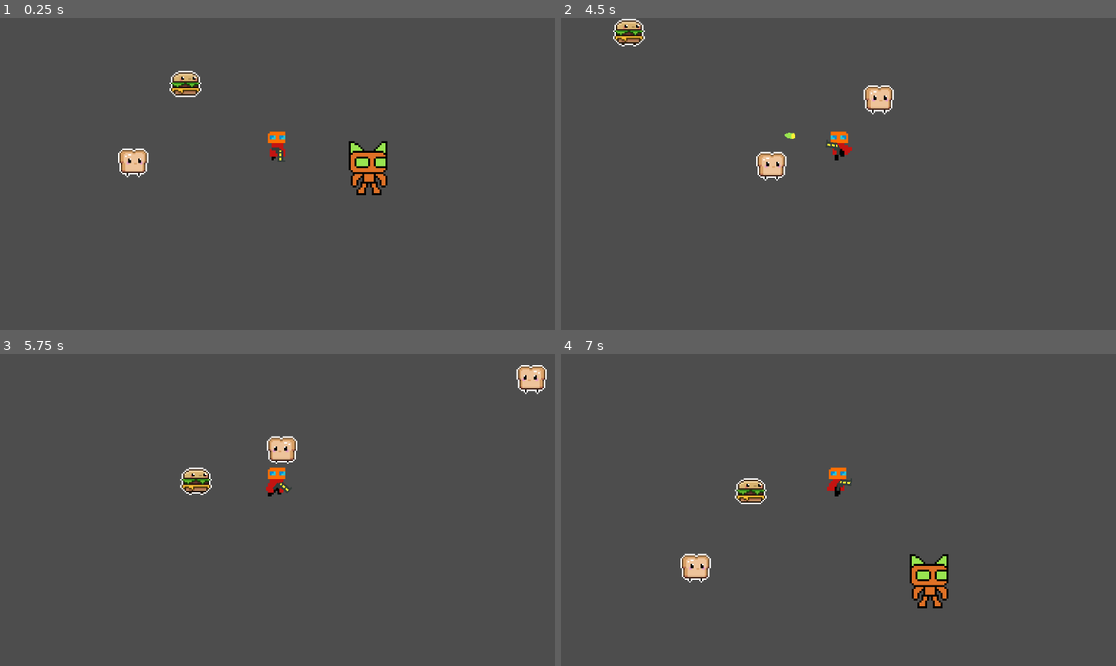
Above: before the commit, frames 1-4 (two rows, left to right).
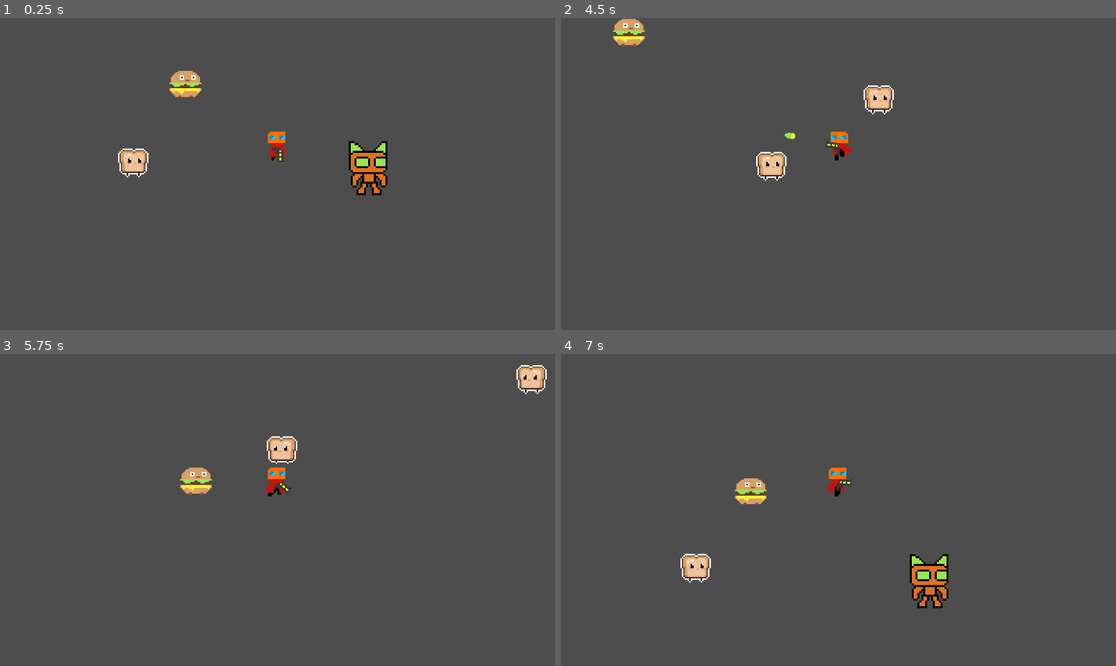
Above: after the commit, the same moments.

Repository: mendsergon/Kill-The-Food-Pyramid
Game: Godot game, scene res://Assets/Scenes/game.tscn
The game is run twice, just before and just after one commit, with the same random seed, the same clock (stepped at 60 frames per second) and the same inputs.
Inputs (mouse positions are in pixels of both pictures, inside the frame that each line leads up to):
- Up to frame 1 (0.25 s): no input
- Up to frame 2 (4.5 s): move the mouse to (960, 158) at 0.52 s; hold D (move_right) 0.53-1.28 s; tap Shift (dash) at 0.6, 2.85 s; move the mouse to (727, 189) at 1.27 s; hold S (move_down) 1.28-2.03 s; tap E (melee) at 1.35, 3.6 s; move the mouse to (894, 105) at 2.02 s; hold D (move_right) 2.03-2.78 s; click (894, 105) at 2.1 s; move the mouse to (810, 236) at 2.77 s; hold W (move_up) 2.78-3.53 s; move the mouse to (1005, 220) at 3.52 s; hold A (move_left) from 3.53 s (still down); move the mouse to (672, 127) at 4.27 s; click (672, 127) at 4.35 s
- Up to frame 3 (5.75 s): move the mouse to (305, 510) at 5.02 s; release A (move_left) at 5.03 s; hold S (move_down) from 5.03 s (still down); tap Shift (dash) at 5.1 s
- Up to frame 4 (7 s): move the mouse to (755, 432) at 5.77 s; release S (move_down) at 5.78 s; hold D (move_right) 5.78-6.53 s; tap E (melee) at 5.85 s; move the mouse to (960, 494) at 6.52 s; hold W (move_up) from 6.53 s (still down); click (960, 494) at 6.6 s

The runs differ from the first frame. In frame 1, 0.4% of the frame differs, in the area x 30-37%, y 16-26%; in frame 2, 0.4%; in frame 3, 0.4%, in the area x 32-39%, y 36-46%; in frame 4, 0.4%.

Commit message:
Updated burger sprite

Diff:
--- a/Assets/Scenes/burger.tscn
+++ b/Assets/Scenes/burger.tscn
@@ -1,76 +1,76 @@
 [gd_scene load_steps=17 format=3 uid="uid://cpaq54jiqc41b"]
 
-[ext_resource type="Texture2D" uid="uid://ds8o73o64ppxy" path="res://Assets/Sprites/Burger/burger_spritesheet.png" id="1_v0fd3"]
 [ext_resource type="Script" path="res://Assets/Scripts/burger.gd" id="1_x8nvj"]
+[ext_resource type="Texture2D" uid="uid://o67a5v0wj0o5" path="res://Assets/Sprites/Burger/burger.png" id="2_2loif"]
 
-[sub_resource type="AtlasTexture" id="AtlasTexture_nv2io"]
-atlas = ExtResource("1_v0fd3")
-region = Rect2(0, 32, 32, 32)
+[sub_resource type="AtlasTexture" id="AtlasTexture_g34rq"]
+atlas = ExtResource("2_2loif")
+region = Rect2(32, 0, 32, 32)
 
-[sub_resource type="AtlasTexture" id="AtlasTexture_str7p"]
-atlas = ExtResource("1_v0fd3")
-region = Rect2(32, 32, 32, 32)
+[sub_resource type="AtlasTexture" id="AtlasTexture_t4fxi"]
+atlas = ExtResource("2_2loif")
+region = Rect2(64, 0, 32, 32)
 
-[sub_resource type="AtlasTexture" id="AtlasTexture_sch4o"]
-atlas = ExtResource("1_v0fd3")
-region = Rect2(64, 32, 32, 32)
+[sub_resource type="AtlasTexture" id="AtlasTexture_oeiah"]
+atlas = ExtResource("2_2loif")
+region = Rect2(96, 0, 32, 32)
 
-[sub_resource type="AtlasTexture" id="AtlasTexture_u2dmx"]
-atlas = ExtResource("1_v0fd3")
-region = Rect2(96, 32, 32, 32)
+[sub_resource type="AtlasTexture" id="AtlasTexture_63sno"]
+atlas = ExtResource("2_2loif")
+region = Rect2(128, 0, 32, 32)
 
-[sub_resource type="AtlasTexture" id="AtlasTexture_q1awb"]
-atlas = ExtResource("1_v0fd3")
-region = Rect2(128, 32, 32, 32)
+[sub_resource type="AtlasTexture" id="AtlasTexture_uvc22"]
+atlas = ExtResource("2_2loif")
+region = Rect2(160, 0, 32, 32)
 
-[sub_resource type="AtlasTexture" id="AtlasTexture_e2w0x"]
-atlas = ExtResource("1_v0fd3")
-region = Rect2(160, 32, 32, 32)
+[sub_resource type="AtlasTexture" id="AtlasTexture_aqehm"]
+atlas = ExtResource("2_2loif")
+region = Rect2(192, 0, 32, 32)
 
-[sub_resource type="AtlasTexture" id="AtlasTexture_h6uvv"]
-atlas = ExtResource("1_v0fd3")
-region = Rect2(0, 64, 32, 32)
+[sub_resource type="AtlasTexture" id="AtlasTexture_vwqxo"]
+atlas = ExtResource("2_2loif")
+region = Rect2(224, 0, 32, 32)
 
-[sub_resource type="AtlasTexture" id="AtlasTexture_ty6r6"]
-atlas = ExtResource("1_v0fd3")
-region = Rect2(32, 64, 32, 32)
+[sub_resource type="AtlasTexture" id="AtlasTexture_34j0x"]
+atlas = ExtResource("2_2loif")
+region = Rect2(256, 0, 32, 32)
 
-[sub_resource type="AtlasTexture" id="AtlasTexture_uwokw"]
-atlas = ExtResource("1_v0fd3")
-region = Rect2(64, 64, 32, 32)
+[sub_resource type="AtlasTexture" id="AtlasTexture_omqi5"]
+atlas = ExtResource("2_2loif")
+region = Rect2(288, 0, 32, 32)
 
-[sub_resource type="AtlasTexture" id="AtlasTexture_xk4o7"]
-atlas = ExtResource("1_v0fd3")
-region = Rect2(96, 64, 32, 32)
+[sub_resource type="AtlasTexture" id="AtlasTexture_xrnx7"]
+atlas = ExtResource("2_2loif")
+region = Rect2(320, 0, 32, 32)
 
-[sub_resource type="AtlasTexture" id="AtlasTexture_1jqt4"]
-atlas = ExtResource("1_v0fd3")
-region = Rect2(128, 64, 32, 32)
+[sub_resource type="AtlasTexture" id="AtlasTexture_fboge"]
+atlas = ExtResource("2_2loif")
+region = Rect2(352, 0, 32, 32)
 
-[sub_resource type="AtlasTexture" id="AtlasTexture_fmqit"]
-atlas = ExtResource("1_v0fd3")
-region = Rect2(160, 64, 32, 32)
+[sub_resource type="AtlasTexture" id="AtlasTexture_dblaw"]
+atlas = ExtResource("2_2loif")
+region = Rect2(384, 0, 32, 32)
 
 [sub_resource type="SpriteFrames" id="SpriteFrames_pd5nq"]
 animations = [{
 "frames": [{
 "duration": 1.0,
-"texture": SubResource("AtlasTexture_nv2io")
+"texture": SubResource("AtlasTexture_g34rq")
 }, {
 "duration": 1.0,
-"texture": SubResource("AtlasTexture_str7p")
+"texture": SubResource("AtlasTexture_t4fxi")
 }, {
 "duration": 1.0,
-"texture": SubResource("AtlasTexture_sch4o")
+"texture": SubResource("AtlasTexture_oeiah")
 }, {
 "duration": 1.0,
-"texture": SubResource("AtlasTexture_u2dmx")
+"texture": SubResource("AtlasTexture_63sno")
 }, {
 "duration": 1.0,
-"texture": SubResource("AtlasTexture_q1awb")
+"texture": SubResource("AtlasTexture_uvc22")
 }, {
 "duration": 1.0,
-"texture": SubResource("AtlasTexture_e2w0x")
+"texture": SubResource("AtlasTexture_aqehm")
 }],
 "loop": true,
 "name": &"Idle",
@@ -78,22 +78,22 @@
 }, {
 "frames": [{
 "duration": 1.0,
-"texture": SubResource("AtlasTexture_h6uvv")
+"texture": SubResource("AtlasTexture_vwqxo")
 }, {
 "duration": 1.0,
-"texture": SubResource("AtlasTexture_ty6r6")
+"texture": SubResource("AtlasTexture_34j0x")
 }, {
 "duration": 1.0,
-"texture": SubResource("AtlasTexture_uwokw")
+"texture": SubResource("AtlasTexture_omqi5")
 }, {
 "duration": 1.0,
-"texture": SubResource("AtlasTexture_xk4o7")
+"texture": SubResource("AtlasTexture_xrnx7")
 }, {
 "duration": 1.0,
-"texture": SubResource("AtlasTexture_1jqt4")
+"texture": SubResource("AtlasTexture_fboge")
 }, {
 "duration": 1.0,
-"texture": SubResource("AtlasTexture_fmqit")
+"texture": SubResource("AtlasTexture_dblaw")
 }],
 "loop": true,
 "name": &"Run",
@@ -111,9 +111,8 @@
 [node name="AnimatedSprite2D" type="AnimatedSprite2D" parent="."]
 position = Vector2(0, -16)
 sprite_frames = SubResource("SpriteFrames_pd5nq")
-animation = &"Run"
+animation = &"Idle"
 autoplay = "Idle"
-frame_progress = 0.276694
 
 [node name="CollisionShape2D" type="CollisionShape2D" parent="."]
 position = Vector2(0, -10)
Binary file added: Assets/Sprites/Burger/burger.png
Not shown, changed: Assets/Sprites/Burger/burger.png.import
Binary file removed: Assets/Sprites/Burger/burger_spritesheet.png
